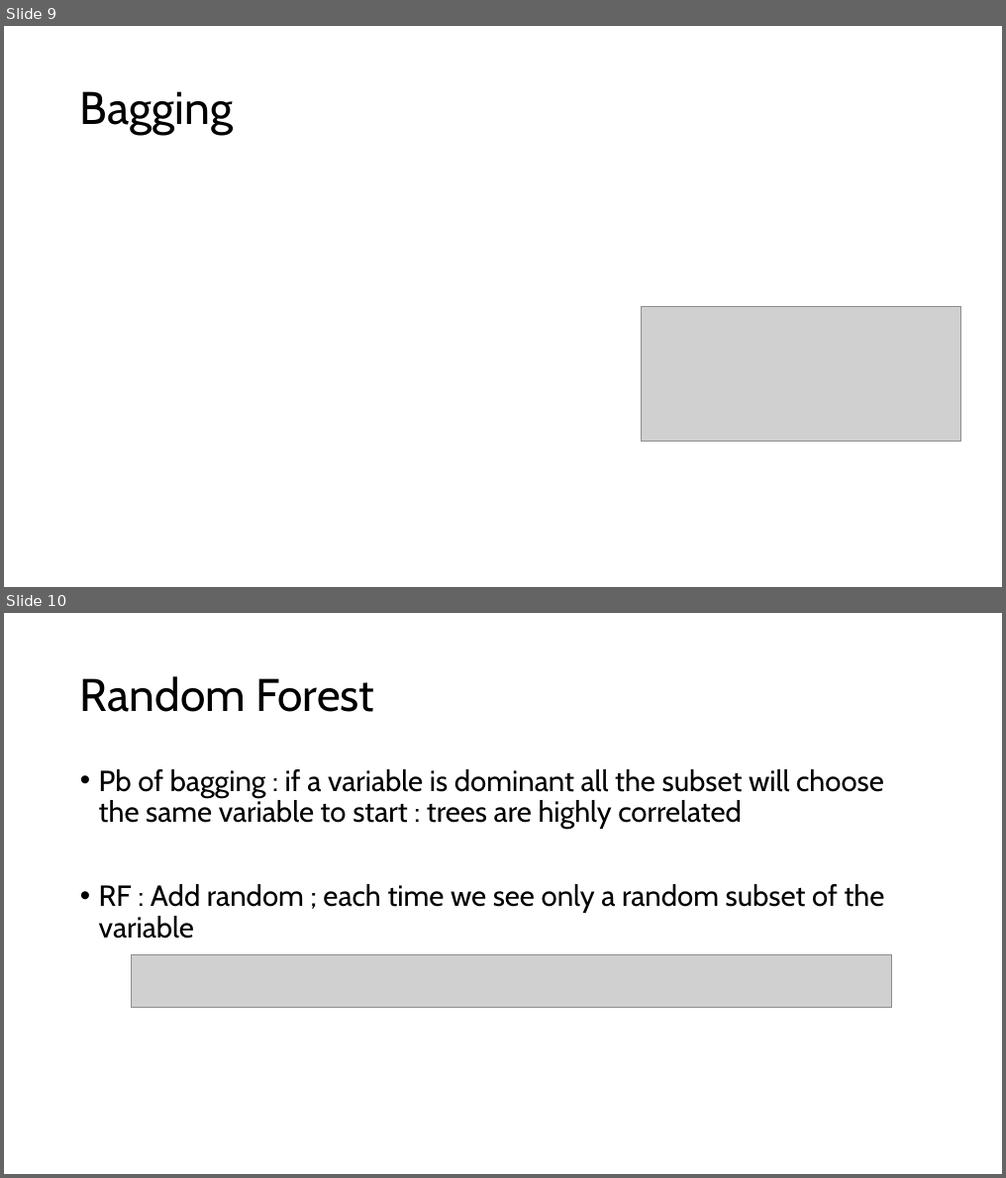
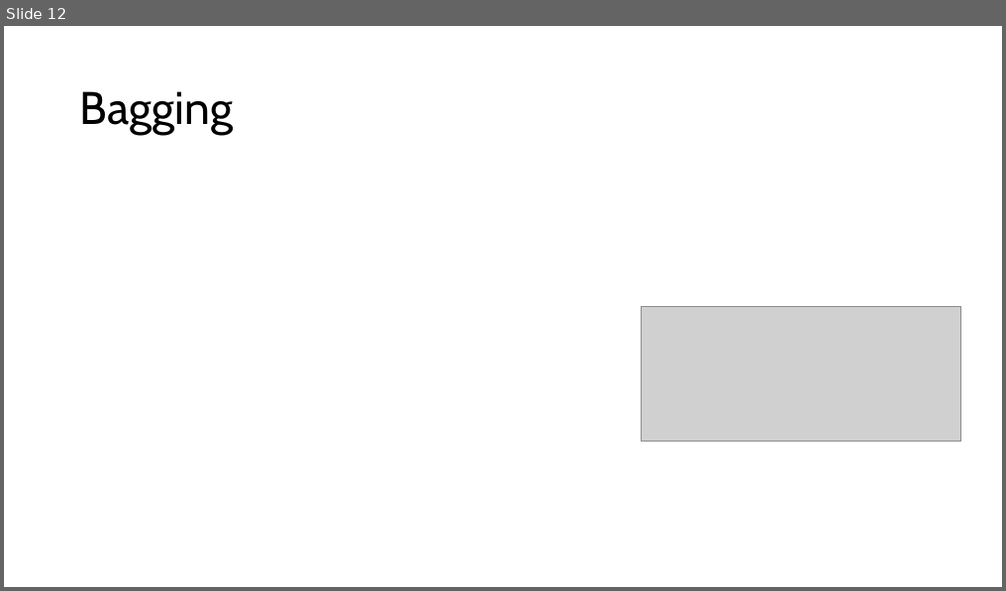
Before and after one commit to maissa777/machine_learning_base_presentation, a slide deck: tree_and_ensemble_method.pptx. Shown one above the other, each under a label of ours: slides 9 and 10 before the commit, slide 12 after it. The pictures are 1006x1178 and 1006x591 pixels, drawn with LibreOffice and Linux fonts; fonts in the diff are those of the drawing; grey boxes stand for pictures. Boxes give left, top, right and bottom in pixels: in the first picture for what was removed or moved away, otherwise in the second. Text is boxed around its words. In the diff, an @@ line names an element or a change of style, - is before the commit and + after.

```diff
--- a/tree_and_ensemble_method.pptx
+++ b/tree_and_ensemble_method.pptx
@@ slide 10 removed at box(4, 613, 1002, 1174), background #FFFFFF @@
@@ title removed at box(80, 676, 374, 712) @@
-Random Forest
@@ text removed at box(99, 769, 885, 939) @@
-• Pb of bagging : if a variable is dominant all the subset will choose the same variable to start : trees are highly correlated
-• RF : Add random ; each time we see only a random subset of the variable
@@ picture removed at box(131, 956, 891, 1008) @@
@@ what was slide 9 is now slide 12 @@
```
Also in this commit, not shown: 4 slides changed, 5 slides added, 2 other files.
